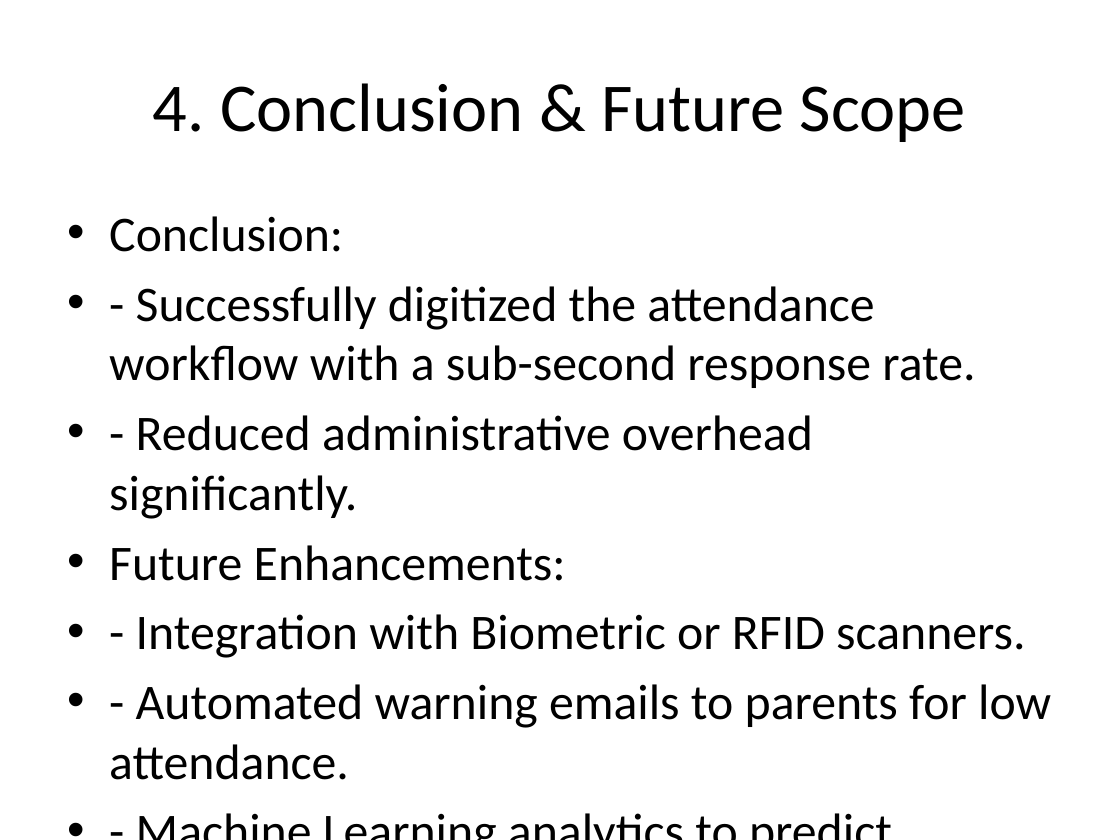
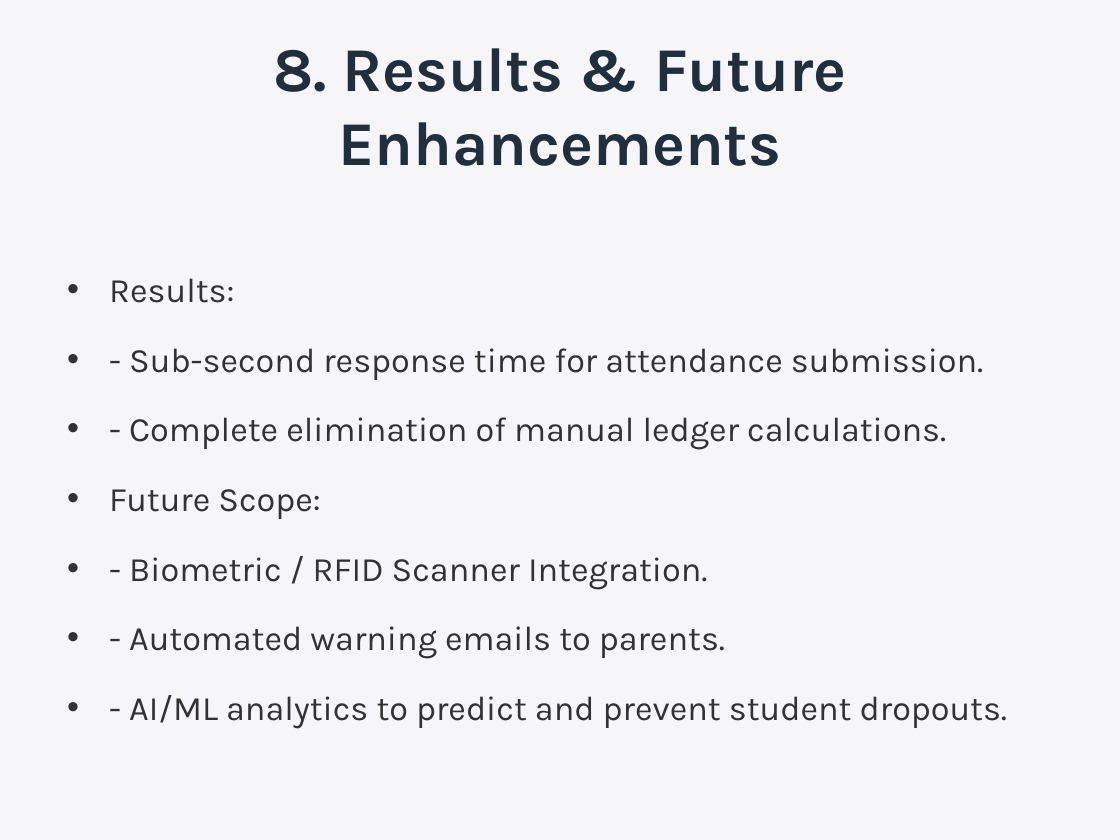
Before and after one commit to Ma-nas/Attandance-Managment-system, a slide deck: slide 9 of Attendance_Management_System_Presentation.pptx (slide 8 before the commit). Drawn at 1120x840 pixels with LibreOffice and Linux fonts; fonts in the diff are those of the drawing. Boxes give left, top, right and bottom in pixels: in the first picture for what was removed or moved away, otherwise in the second. Text is boxed around its words. In the diff, an @@ line names an element or a change of style, - is before the commit and + after.

Commit message:
docs(presentation): update Attendance Management System slide presentation and report assets

```diff
--- a/Attendance_Management_System_Presentation.pptx
+++ b/Attendance_Management_System_Presentation.pptx
@@ background #FFFFFF to #F5F5FA @@
@@ title at (273, 48, 847, 166): text changed; size 44 to 40 pt; font Calibri to Karla; text colour #000000 to #212F3D; bold on @@
-4. Conclusion & Future Scope
+8. Results & Future Enhancements
@@ text at (109, 278, 1007, 729): text changed; size 32 to 22 pt; font Calibri to Karla; text colour #000000 to #323232 @@
-• Conclusion:
-• - Successfully digitized the attendance workflow with a sub-second response rate.
-• - Reduced administrative overhead significantly.
-• Future Enhancements:
-• - Integration with Biometric or RFID scanners.
-• - Automated warning emails to parents for low attendance.
-• - Machine Learning analytics to predict student dropout rates.
+• Results:
+• - Sub-second response time for attendance submission.
+• - Complete elimination of manual ledger calculations.
+• Future Scope:
+• - Biometric / RFID Scanner Integration.
+• - Automated warning emails to parents.
+• - AI/ML analytics to predict and prevent student dropouts.
```
Also in this commit, not shown: 6 other slides changed, 3 slides added, 2 slides removed, 2 other files.
